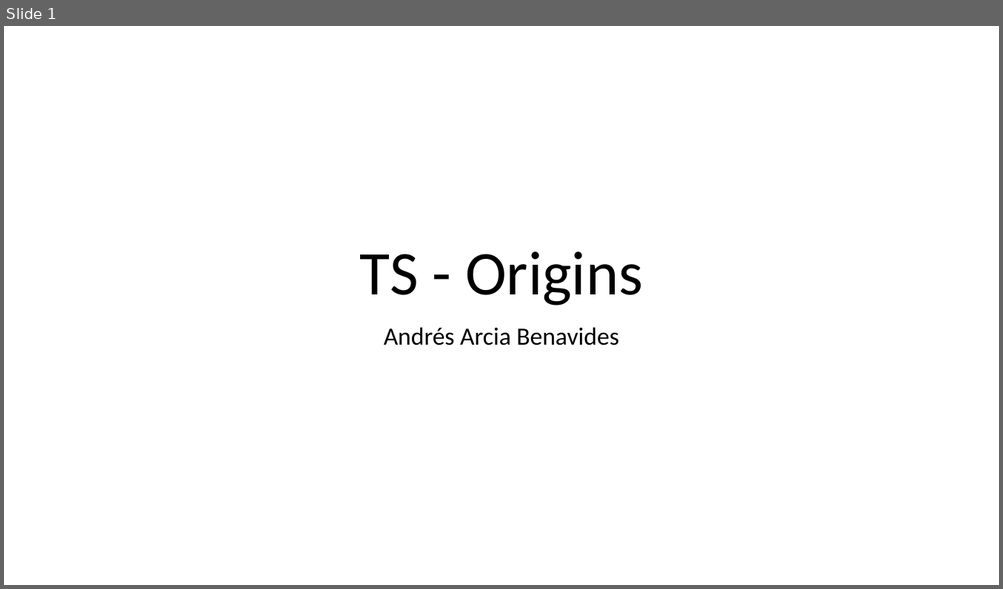
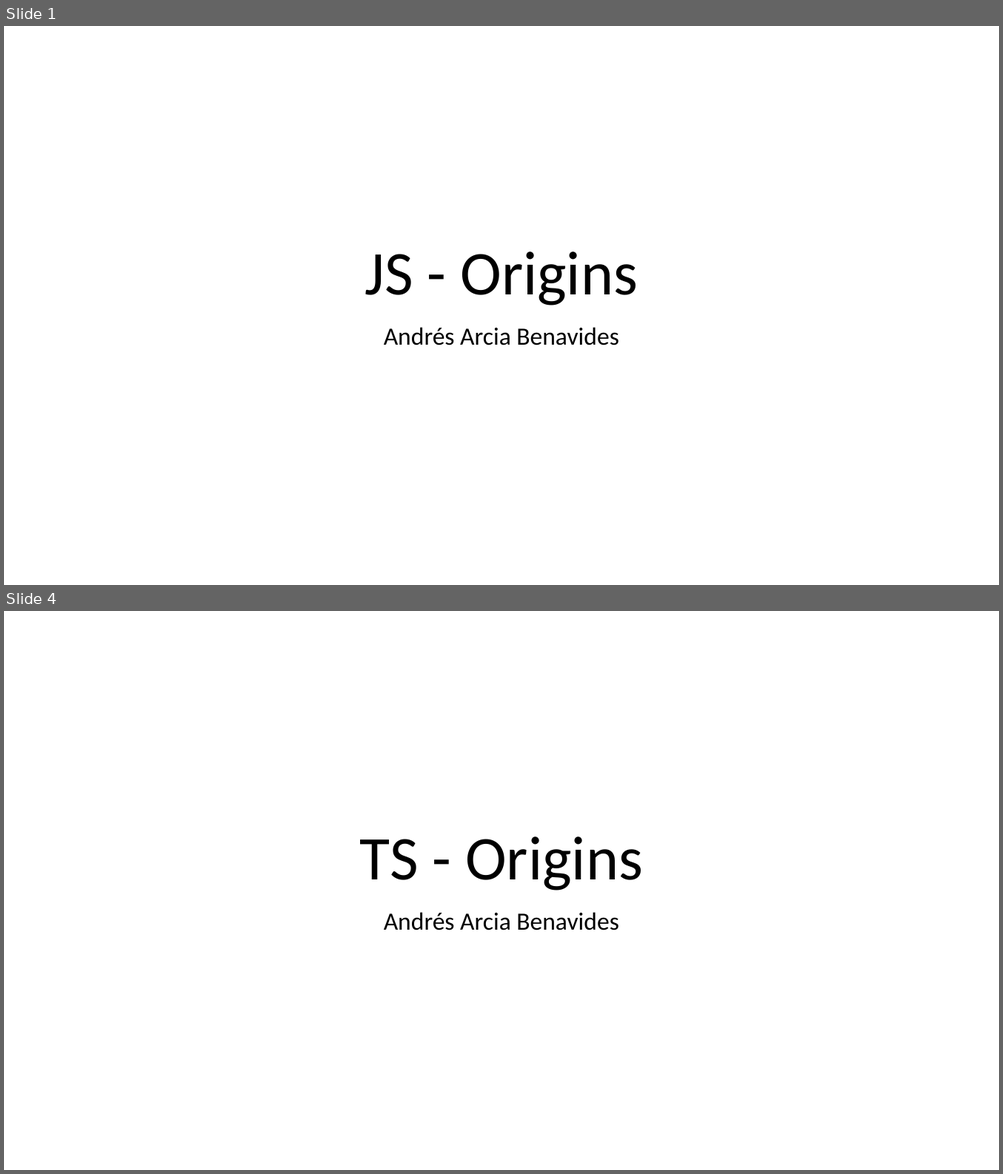
Before and after one commit to aarciab/typescript, a slide deck: 1_introduction/1_Origins.pptx. Shown one above the other, each under a label of ours: slide 1 before the commit, slides 1 and 4 after it; the slides between them are not shown. The pictures are 1003x589 and 1003x1174 pixels, drawn with LibreOffice and Linux fonts; fonts in the diff are those of the drawing. Boxes give left, top, right and bottom in pixels: in the first picture for what was removed or moved away, otherwise in the second. Text is boxed around its words. In the diff, an @@ line names an element or a change of style, - is before the commit and + after.

```diff
--- a/1_introduction/1_Origins.pptx
+++ b/1_introduction/1_Origins.pptx
@@ slide 1 added at <box>4,26,999,585</box>, background #FFFFFF @@
@@ title added at <box>364,252,637,306</box>, 60 pt, text #000000 @@
+JS - Origins
@@ subtitle added at <box>384,327,618,346</box>, 24 pt, text #000000 @@
+Andrés Arcia Benavides
@@ what was slide 1 is now slide 4 @@
```
Also in this commit, not shown: 2 slides changed, 1 other slide added, 12 other files.
